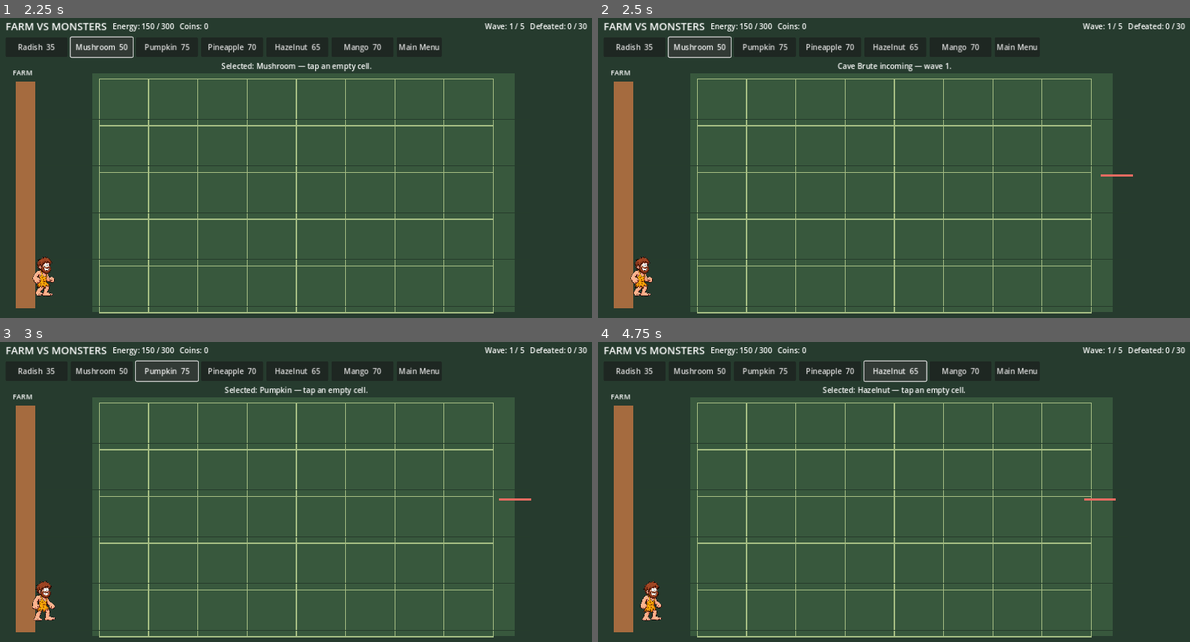
Above: before the commit, frames 1-4 (two rows, left to right).
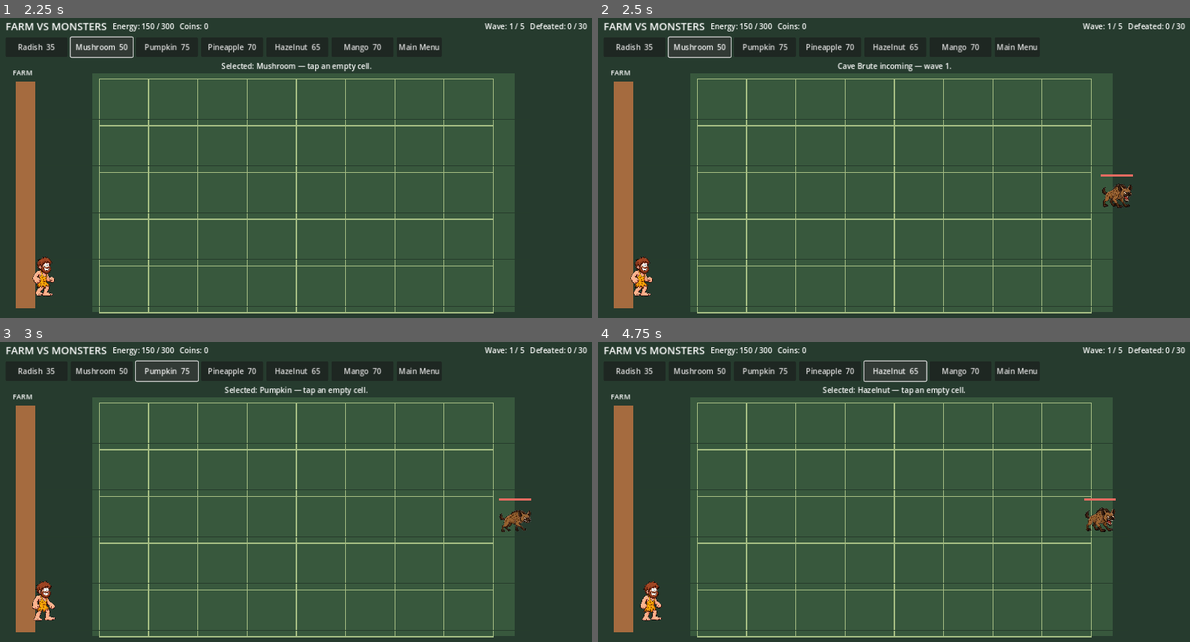
Above: after the commit, the same moments.

Repository: waelkamira/FarmVsMonsters
Game: Godot game, scene res://scenes/main.tscn
The game is run twice, just before and just after one commit, with the same random seed, the same clock (stepped at 60 frames per second) and the same inputs.
Inputs:
- Up to frame 1 (2.25 s): click "Start Stage 1 — Live Combat" at 0.5 s; click "Radish 35" at 1.25 s; click "Mushroom 50" at 2 s
- Up to frame 2 (2.5 s): no input
- Up to frame 3 (3 s): click "Pumpkin 75" at 2.75 s
- Up to frame 4 (4.75 s): click "Pineapple 70" at 3.5 s; click "Hazelnut 65" at 4.25 s

Frame 1 is identical in both runs. In frame 2, 0.3% of the frame differs, in the area x 85-91%, y 55-64%; in frame 3, 0.2%; in frame 4, 0.3%, in the area x 82-88%, y 55-64%.

Commit message:
Add monster movement, bite, hit and death animation states
Connect the original hyena walk, run, bite, hit and death sprite sheets to the Godot live battle and cache shared SpriteFrames.

Diff:
--- a/godot/scripts/live_battle.gd
+++ b/godot/scripts/live_battle.gd
@@ -48,6 +48,8 @@
 var wave_label: Label
 var rng := RandomNumberGenerator.new()
 var farmer_sprite: AnimatedSprite2D
+var sprite_frames_cache: Dictionary = {}
+var monster_sprite_frames: SpriteFrames
 
 func _ready() -> void:
 	rng.randomize()
@@ -117,35 +119,84 @@
 
 func _make_sheet_sprite(texture_path: String, columns: int, rows: int, fps: float,
 		sprite_scale: float, animate_all_frames: bool = false) -> AnimatedSprite2D:
+	var cache_key := "%s|%d|%d|%s|%s" % [texture_path, columns, rows, str(fps), str(animate_all_frames)]
+	var frames: SpriteFrames = sprite_frames_cache.get(cache_key)
+	if frames == null:
+		var texture := load(texture_path) as Texture2D
+		if texture == null:
+			push_warning("Missing sprite texture: %s" % texture_path)
+			return null
+		frames = SpriteFrames.new()
+		frames.add_animation("idle")
+		frames.set_animation_speed("idle", fps)
+		frames.set_animation_loop("idle", true)
+		frames.add_animation("attack")
+		frames.set_animation_speed("attack", fps)
+		frames.set_animation_loop("attack", false)
+		var cell_size := texture.get_size() / Vector2(float(columns), float(rows))
+		for index in range(columns * rows):
+			var atlas := AtlasTexture.new()
+			atlas.atlas = texture
+			atlas.region = Rect2(Vector2(float(index % columns) * cell_size.x,
+				float(index / columns) * cell_size.y), cell_size)
+			if animate_all_frames:
+				frames.add_frame("idle", atlas)
+			elif index == 0:
+				frames.add_frame("idle", atlas)
+			else:
+				frames.add_frame("attack", atlas)
+		sprite_frames_cache[cache_key] = frames
+	var sprite := AnimatedSprite2D.new()
+	sprite.sprite_frames = frames
+	sprite.animation = "idle"
+	sprite.scale = Vector2.ONE * sprite_scale
+	sprite.play("idle")
+	return sprite
+
+func _append_sheet_animation(frames: SpriteFrames, animation_name: String,
+		texture_path: String, columns: int, rows: int, fps: float, loop_animation: bool) -> bool:
 	var texture := load(texture_path) as Texture2D
 	if texture == null:
-		push_warning("Missing sprite texture: %s" % texture_path)
-		return null
-	var frames := SpriteFrames.new()
-	frames.add_animation("idle")
-	frames.set_animation_speed("idle", fps)
-	frames.set_animation_loop("idle", true)
-	frames.add_animation("attack")
-	frames.set_animation_speed("attack", fps)
-	frames.set_animation_loop("attack", false)
+		push_warning("Missing animation texture: %s" % texture_path)
+		return false
+	frames.add_animation(animation_name)
+	frames.set_animation_speed(animation_name, fps)
+	frames.set_animation_loop(animation_name, loop_animation)
 	var cell_size := texture.get_size() / Vector2(float(columns), float(rows))
 	for index in range(columns * rows):
 		var atlas := AtlasTexture.new()
 		atlas.atlas = texture
 		atlas.region = Rect2(Vector2(float(index % columns) * cell_size.x,
 			float(index / columns) * cell_size.y), cell_size)
-		if animate_all_frames:
-			frames.add_frame("idle", atlas)
-		elif index == 0:
-			frames.add_frame("idle", atlas)
-		else:
-			frames.add_frame("attack", atlas)
+		frames.add_frame(animation_name, atlas)
+	return true
+
+func _make_monster_sprite(archetype: String, sprite_scale: float) -> AnimatedSprite2D:
+	if monster_sprite_frames == null:
+		monster_sprite_frames = SpriteFrames.new()
+		_append_sheet_animation(monster_sprite_frames, "idle", "res://assets/characters/monsters/hyena/hyena-idle.png", 3, 1, 4.0, true)
+		_append_sheet_animation(monster_sprite_frames, "walk", "res://assets/monsters/hyena/hyena-walk.png", 3, 3, 8.0, true)
+		_append_sheet_animation(monster_sprite_frames, "run", "res://assets/monsters/hyena/hyena-run.png", 3, 3, 12.0, true)
+		_append_sheet_animation(monster_sprite_frames, "bite", "res://assets/monsters/hyena/hyena-bite.png", 3, 2, 8.0, true)
+		_append_sheet_animation(monster_sprite_frames, "hit", "res://assets/monsters/hyena/hyena-hit.png", 3, 1, 12.0, false)
+		_append_sheet_animation(monster_sprite_frames, "death", "res://assets/monsters/hyena/hyena-death.png", 3, 2, 8.0, false)
 	var sprite := AnimatedSprite2D.new()
-	sprite.sprite_frames = frames
-	sprite.animation = "idle"
+	sprite.sprite_frames = monster_sprite_frames
+	sprite.animation = "run" if archetype == "dust-skitter" else "walk"
+	sprite.set_meta("archetype", archetype)
 	sprite.scale = Vector2.ONE * sprite_scale
-	sprite.play("idle")
+	sprite.play()
+	sprite.animation_finished.connect(_on_monster_animation_finished.bind(sprite))
 	return sprite
+
+func _on_monster_animation_finished(sprite: AnimatedSprite2D) -> void:
+	if not is_instance_valid(sprite):
+		return
+	if sprite.animation == "hit":
+		var archetype := str(sprite.get_meta("archetype", "cave-brute"))
+		sprite.play("run" if archetype == "dust-skitter" else "walk")
+	elif sprite.animation == "death":
+		sprite.queue_free()
 
 func _create_farmer_sprite() -> void:
 	farmer_sprite = _make_sheet_sprite(
@@ -242,9 +293,7 @@
 	var archetype := Rules.monster_archetype(wave, _global_spawn_index())
 	var profile := Rules.monster_combat_stats(archetype, wave)
 	var row := rng.randi_range(0, Rules.BOARD_ROWS - 1)
-	var monster_sprite := _make_sheet_sprite(
-		"res://assets/monsters/hyena/hyena-idle.png", 3, 1, 4.0,
-		0.22 * float(profile.width_scale), true)
+	var monster_sprite := _make_monster_sprite(archetype, 0.22 * float(profile.width_scale))
 	if monster_sprite != null:
 		monster_sprite.position = Vector2(LANE_CENTER_X + Rules.BOARD_SPAWN_LOCAL_X * LANE_SCALE, LANE_Y[row])
 		monster_sprite.z_index = 11
@@ -315,6 +364,8 @@
 			var blocked_monster_sprite: Variant = monster.get("sprite", null)
 			if blocked_monster_sprite != null and is_instance_valid(blocked_monster_sprite):
 				blocked_monster_sprite.position.x = float(monster.x)
+				if blocked_monster_sprite.animation != "bite" and blocked_monster_sprite.animation != "hit" and blocked_monster_sprite.animation != "death":
+					blocked_monster_sprite.play("bite")
 			monster.attack_cooldown_ms = float(monster.attack_cooldown_ms) - delta_ms
 			if monster.attack_cooldown_ms <= 0.0:
 				blocker.hp = Rules.apply_hit_points_damage(float(blocker.hp), float(monster.plant_damage)).hp
@@ -330,6 +381,9 @@
 		var monster_sprite: Variant = monster.get("sprite", null)
 		if monster_sprite != null and is_instance_valid(monster_sprite):
 			monster_sprite.position.x = float(monster.x)
+			var moving_animation := "run" if str(monster.kind) == "dust-skitter" else "walk"
+			if monster_sprite.animation != moving_animation and monster_sprite.animation != "hit" and monster_sprite.animation != "death":
+				monster_sprite.play(moving_animation)
 		if float(monster.x) <= HOUSE_X:
 			game_state = "defeat"
 			status_label.text = "The farmhouse has been overrun. Return to the main menu to start a new battle."
@@ -364,14 +418,16 @@
 				projectile.alive = false
 				if projectile_sprite != null and is_instance_valid(projectile_sprite):
 					projectile_sprite.queue_free()
+				var hit_sprite: Variant = monster.get("sprite", null)
 				if monster.hp <= 0.0:
 					monster.alive = false
-					var defeated_sprite: Variant = monster.get("sprite", null)
-					if defeated_sprite != null and is_instance_valid(defeated_sprite):
-						defeated_sprite.queue_free()
+					if hit_sprite != null and is_instance_valid(hit_sprite):
+						hit_sprite.play("death")
 					defeated_total += 1
 					coins += Rules.ORDINARY_MONSTER_DEFEAT_COINS
 					status_label.text = "%s defeated! +%d coins." % [str(monster.kind).replace("-", " ").capitalize(), Rules.ORDINARY_MONSTER_DEFEAT_COINS]
+				elif hit_sprite != null and is_instance_valid(hit_sprite):
+					hit_sprite.play("hit")
 				break
 			if float(monster.x) > float(projectile.x) + hit_radius:
 				continue
--- a/godot/tests/test_asset_manifest.gd
+++ b/godot/tests/test_asset_manifest.gd
@@ -2,7 +2,12 @@
 
 const REQUIRED_TEXTURES := [
 	"res://assets/characters/farmer/farmer-idle.png",
-	"res://assets/monsters/hyena/hyena-idle.png",
+	"res://assets/characters/monsters/hyena/hyena-idle.png",
+	"res://assets/monsters/hyena/hyena-walk.png",
+	"res://assets/monsters/hyena/hyena-run.png",
+	"res://assets/monsters/hyena/hyena-bite.png",
+	"res://assets/monsters/hyena/hyena-hit.png",
+	"res://assets/monsters/hyena/hyena-death.png",
 	"res://assets/plants/radish-level-1.png",
 	"res://assets/plants/mushroom.png",
 	"res://assets/plants/pumpkin.png",
Binary file added: godot/assets/monsters/hyena/hyena-bite.png
Binary file added: godot/assets/monsters/hyena/hyena-death.png
Binary file added: godot/assets/monsters/hyena/hyena-hit.png
Binary file added: godot/assets/monsters/hyena/hyena-run.png
Binary file added: godot/assets/monsters/hyena/hyena-walk.png
Not shown, changed: godot/ASSET_IMPORT.md
